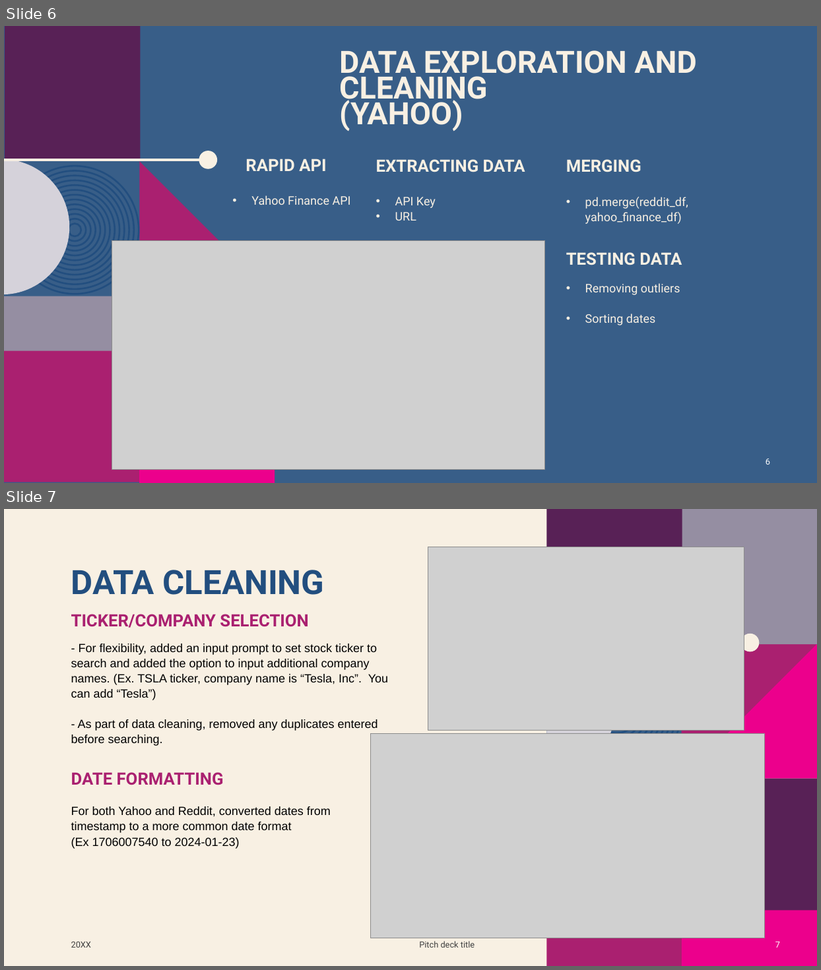
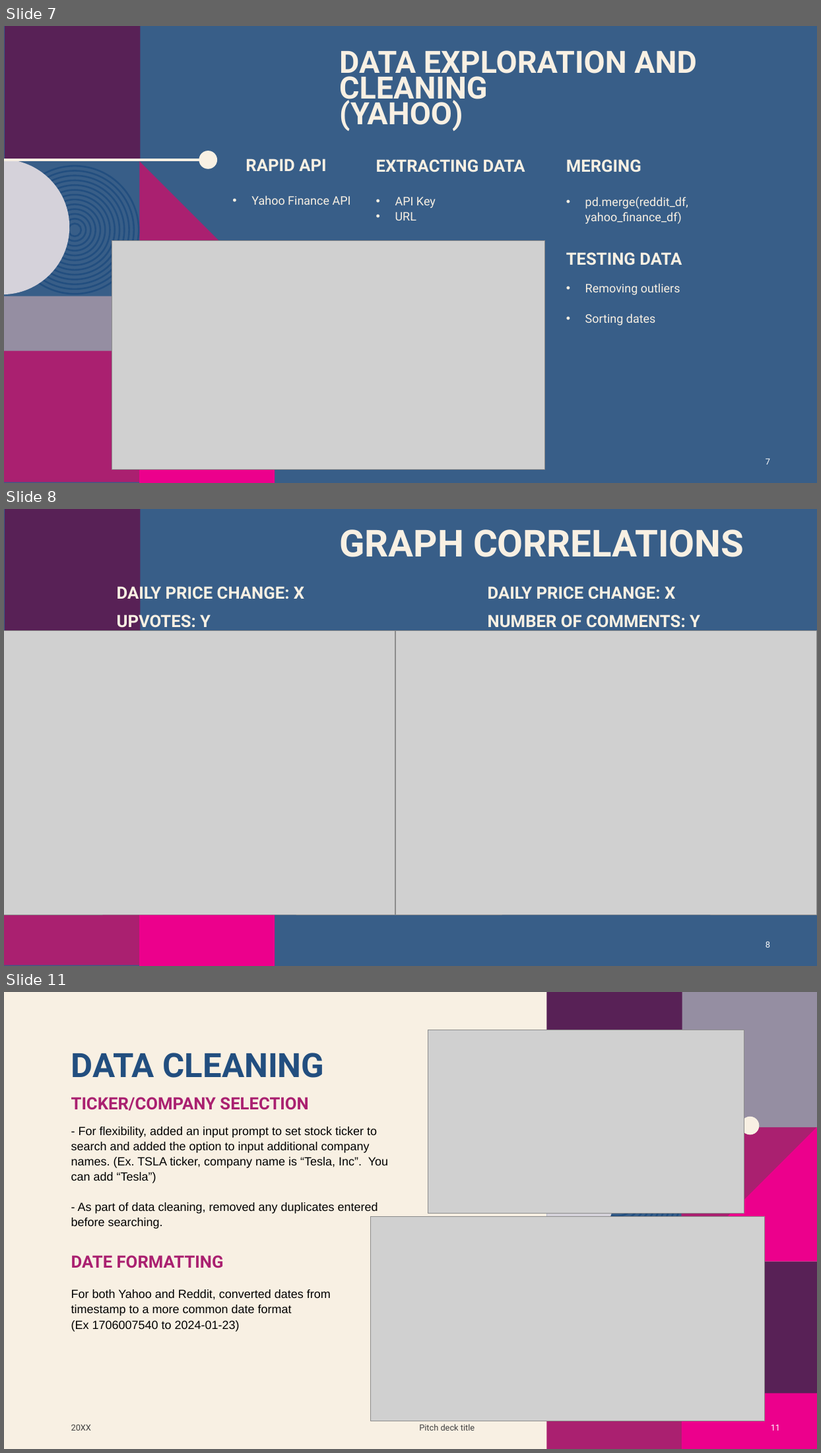
Before and after one commit to AprilHolmes7825/Project_1, a slide deck: Reddit Yahoo Finance Presentation.pptx. Shown one above the other, each under a label of ours: slides 6 and 7 before the commit, slides 7, 8 and 11 after it; the slides between them are not shown. The pictures are 821x970 and 821x1453 pixels, drawn with LibreOffice and Linux fonts; fonts in the diff are those of the drawing; grey boxes stand for pictures; background and template pictures are left out. Boxes give left, top, right and bottom in pixels: in the first picture for what was removed or moved away, otherwise in the second. Text is boxed around its words. In the diff, an @@ line names an element or a change of style, - is before the commit and + after.

```diff
--- a/Reddit Yahoo Finance Presentation.pptx
+++ b/Reddit Yahoo Finance Presentation.pptx
@@ slide 8 added at (x1=4, y1=509, x2=817, y2=966), background #385E88; not listed: 7 template elements that a slide beside it also shows @@
@@ title added at (x1=339, y1=529, x2=744, y2=557), 44 pt, text #F8F0E3, bold @@
+GRAPH CORRELATIONS
@@ text added at (x1=117, y1=583, x2=304, y2=632), 20 pt, text #F8F0E3, bold @@
+DAILY PRICE CHANGE: X
+UPVOTES: Y
@@ text added at (x1=488, y1=586, x2=700, y2=632), 20 pt, text #F8F0E3, bold @@
+DAILY PRICE CHANGE: X
+NUMBER OF COMMENTS: Y
@@ picture added at (x1=4, y1=631, x2=395, y2=916) @@
@@ picture added at (x1=395, y1=631, x2=817, y2=916) @@
@@ rectangle added at (x1=139, y1=780, x2=275, y2=916), fill #582156 @@
@@ page number added at (x1=766, y1=941, x2=770, y2=948), 10 pt, text #FFFFFF @@
+8
@@ what was slide 6 is now slide 7 @@
@@ page number at (x1=766, y1=459, x2=770, y2=465): text changed @@
-6
+7
@@ what was slide 7 is now slide 11 @@
@@ page number at (x1=771, y1=1425, x2=780, y2=1431): text changed @@
-7
+11
```
Also in this commit, not shown: 4 other slides added, 1 slide removed.
